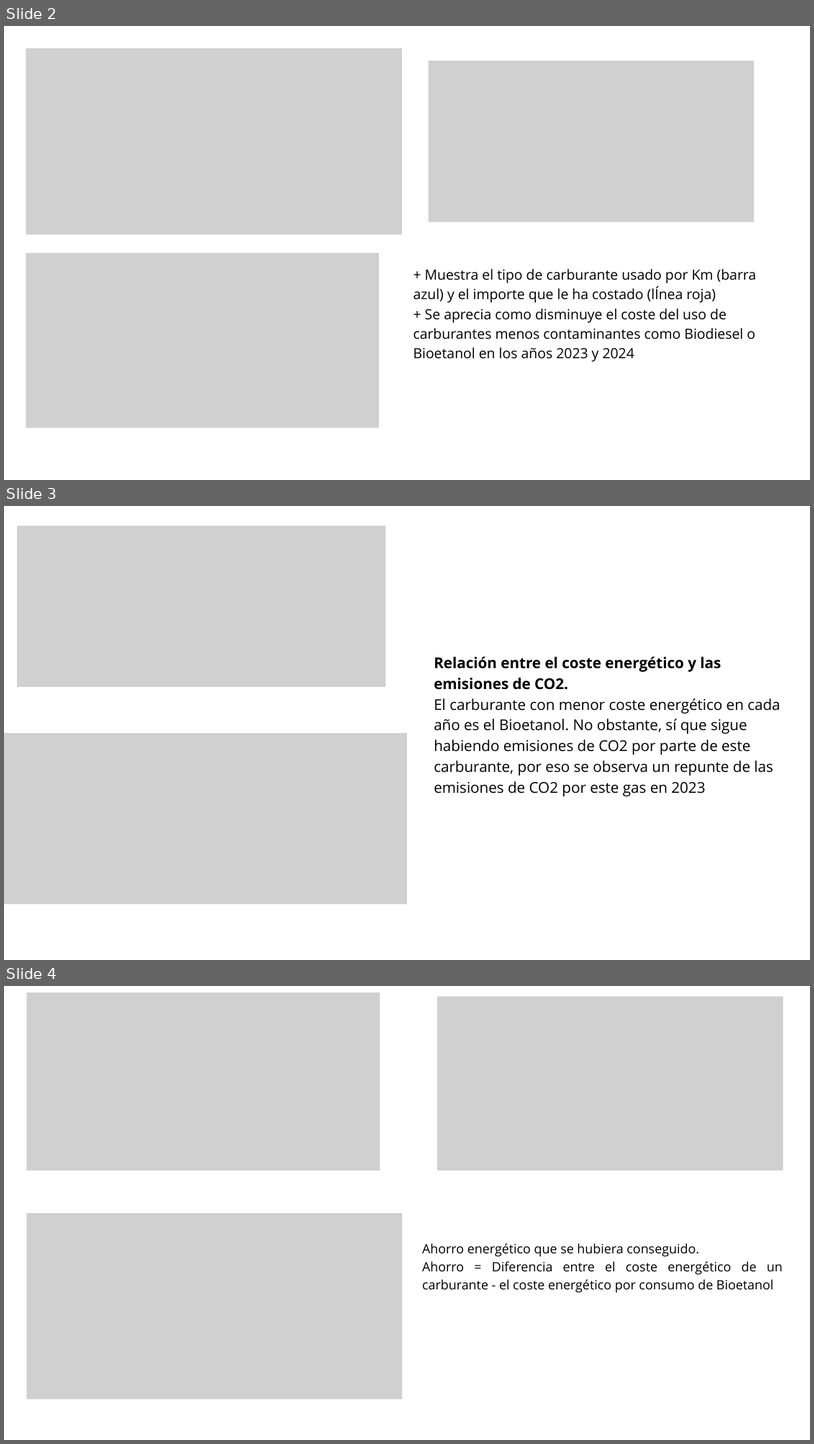
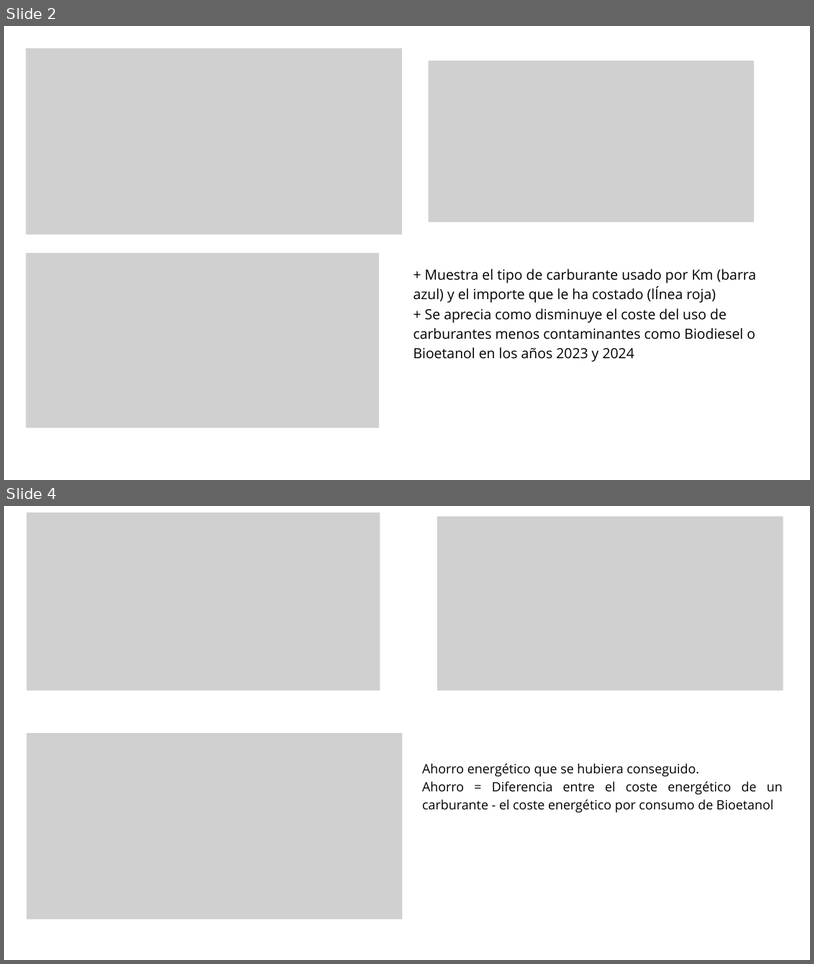
Before and after one commit to Ebracara/Desafio_Reto2, a slide deck: data/Plots_Admin.pptx. Shown one above the other, each under a label of ours: slides 2, 3 and 4 before the commit, slides 2 and 4 after it; the slides between them are not shown. The pictures are 814x1444 and 814x964 pixels, drawn with LibreOffice and Linux fonts; fonts in the diff are those of the drawing; grey boxes stand for pictures. Boxes give left, top, right and bottom in pixels: in the first picture for what was removed or moved away, otherwise in the second. Text is boxed around its words. In the diff, an @@ line names an element or a change of style, - is before the commit and + after.

```diff
--- a/data/Plots_Admin.pptx
+++ b/data/Plots_Admin.pptx
@@ slide 3 removed at <box>4,506,810,960</box>, background #FFFFFF @@
@@ picture removed at <box>17,525,386,687</box> @@
@@ text removed at <box>434,656,780,796</box> @@
-Relación entre el coste energético y las emisiones de CO2.
-El carburante con menor coste energético en cada año es el Bioetanol. No obstante, sí que sigue habiendo emisiones de CO2 por parte de este carburante, por eso se observa un repunte de las emisiones de CO2 por este gas en 2023
@@ picture removed at <box>4,733,407,903</box> @@
```
Also in this commit, not shown: 1 slide added, 1 other file.
